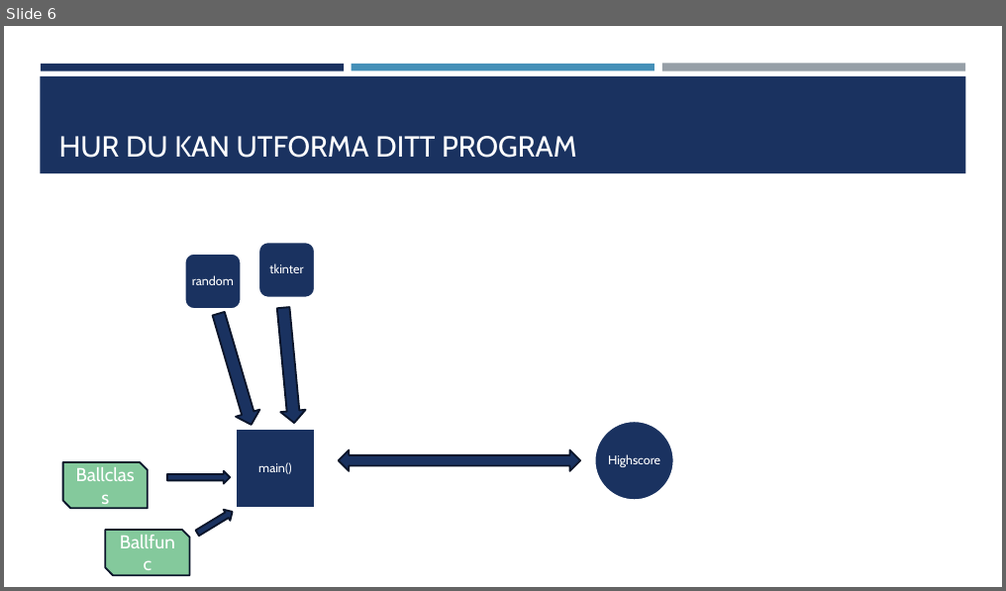
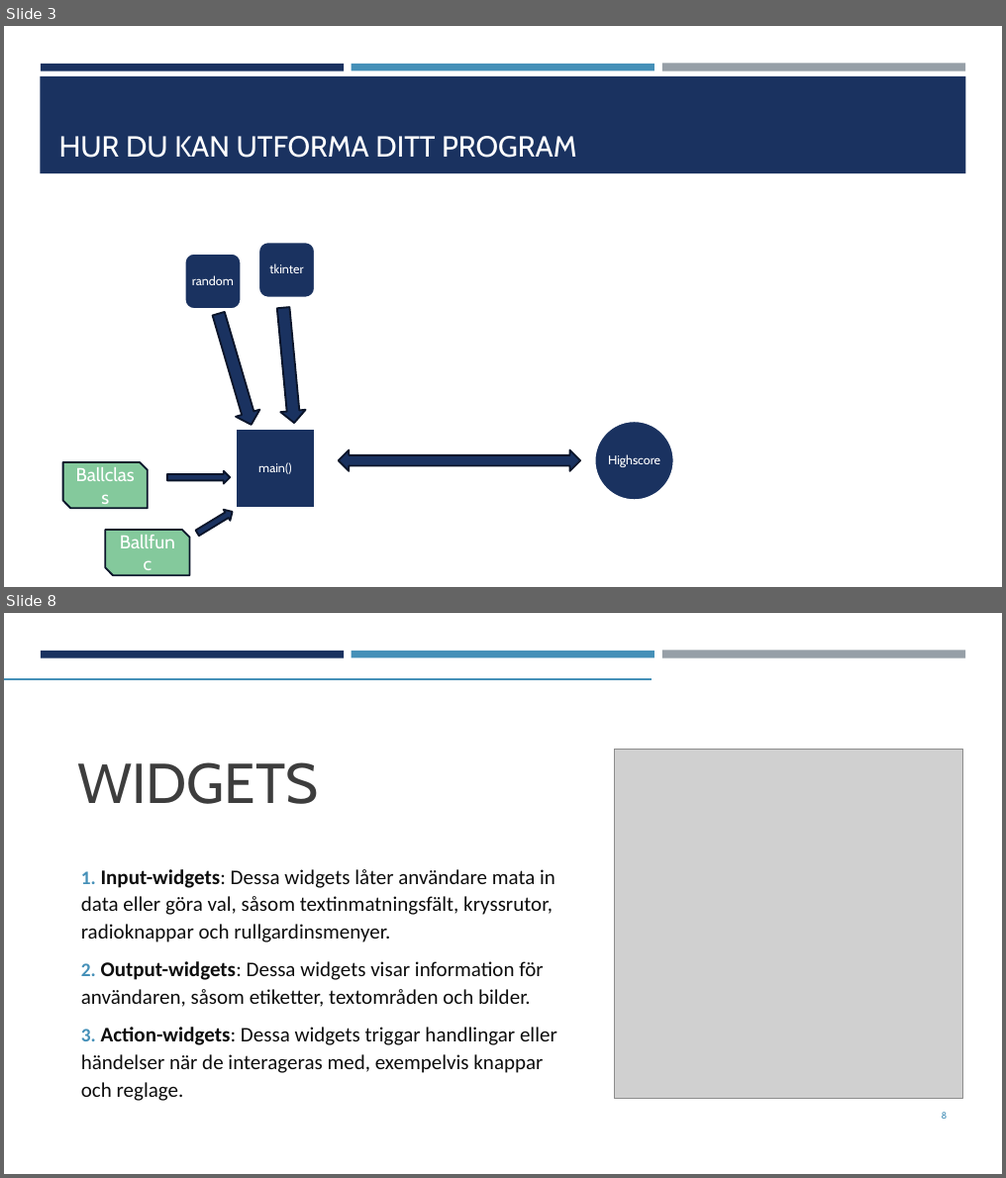
Before and after one commit to AleccInnov/Forts-ttningskurs_Python, a slide deck: Lektion 8/Exempel/Skapa ett spel.pptx. Shown one above the other, each under a label of ours: slide 6 before the commit, slides 3 and 8 after it; the slides between them are not shown. The pictures are 1006x591 and 1006x1178 pixels, drawn with LibreOffice and Linux fonts; fonts in the diff are those of the drawing; grey boxes stand for pictures. Boxes give left, top, right and bottom in pixels: in the first picture for what was removed or moved away, otherwise in the second. Text is boxed around its words. In the diff, an @@ line names an element or a change of style, - is before the commit and + after.

```diff
--- a/Lektion 8/Exempel/Skapa ett spel.pptx
+++ b/Lektion 8/Exempel/Skapa ett spel.pptx
@@ slide 8 added at bbox=[4, 613, 1002, 1174], background #FFFFFF; not listed: 3 template elements that a slide beside it also shows @@
@@ line added from (4, 679) to (650, 679), #969FA7 2 pt @@
@@ picture added at bbox=[614, 750, 963, 1099] @@
@@ title added at bbox=[77, 762, 319, 804], 54 pt, text #3D3D3D @@
+WIDGETS
@@ text added at bbox=[81, 869, 557, 1101], 20 pt, text #0D0D0D @@
+1. Input-widgets: Dessa widgets låter användare mata in data eller göra val, såsom textinmatningsfält, kryssrutor, radioknappar och rullgardinsmenyer.
+2. Output-widgets: Dessa widgets visar information för användaren, såsom etiketter, textområden och bilder.
+3. Action-widgets: Dessa widgets triggar handlingar eller händelser när de interageras med, exempelvis knappar och reglage.
@@ page number added at bbox=[942, 1112, 947, 1119], 9 pt, text #4590B8 @@
+8
@@ what was slide 6 is now slide 3 @@
```
Also in this commit, not shown: 2 slides changed, 5 other slides added, 2 slides removed, 7 other files.
